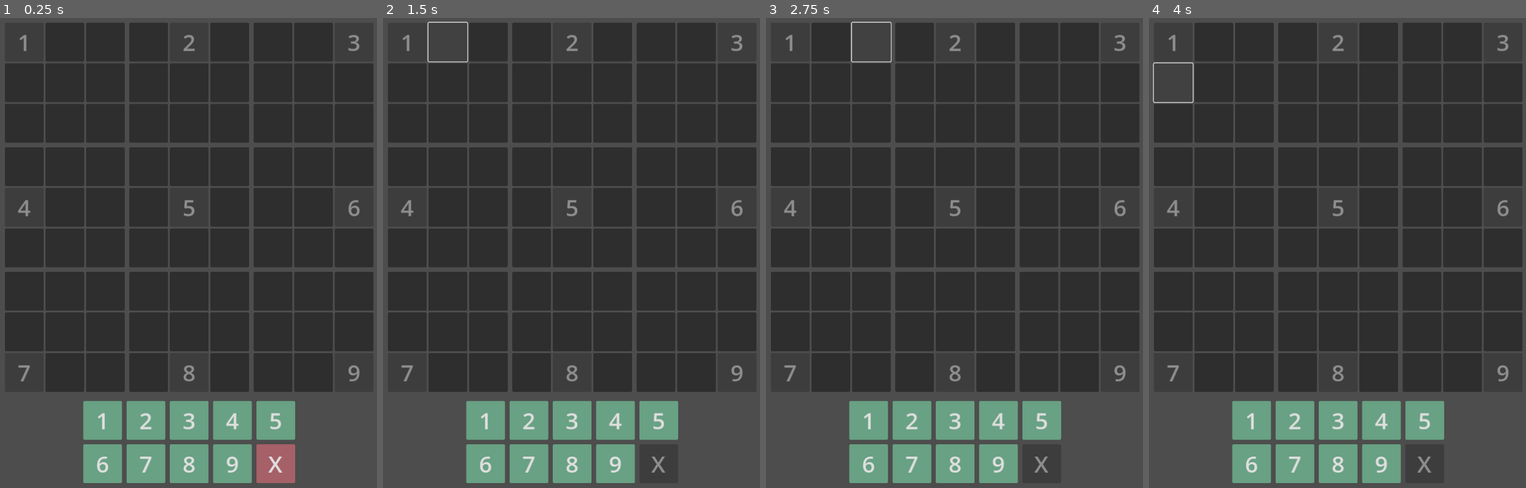
Above: before the commit, frames 1-4 (left to right).
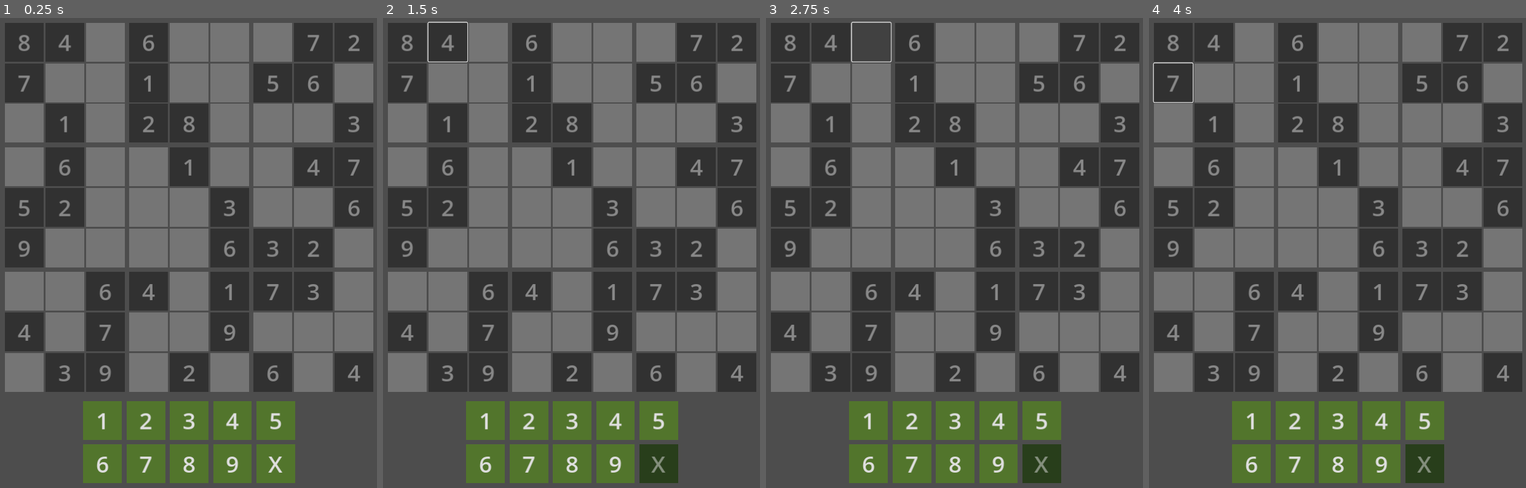
Above: after the commit, the same moments.

Repository: gitMickehh/soduku-recreation
Game: Godot game, scene res://soduku_scene.tscn
The game is run twice, just before and just after one commit, with the same random seed, the same clock (stepped at 60 frames per second) and the same inputs.
Inputs (mouse positions are in pixels of both pictures, inside the frame that each line leads up to):
- Up to frame 1 (0.25 s): no input
- Up to frame 2 (1.5 s): click (658, 464) at 0.5 s, where only the run after the commit has a clickable "X"; click (447, 41) at 1.27 s
- Up to frame 3 (2.75 s): click (871, 41) at 2.02 s
- Up to frame 4 (4 s): click (1213, 83) at 2.77 s; click (1171, 83) at 3.52 s

The runs differ from the first frame. In frame 1, 46% of the frame differs, in the area x 1-100%, y 1-99%; in frame 2, 46%; in frame 3, 46%; in frame 4, 46%.

Commit message:
duplicate highlighting works! yay 🥳

Diff:
--- /dev/null
+++ b/colors_styleboxes/board_disabled_stylebox.tres
@@ -0,0 +1,5 @@
+[gd_resource type="StyleBoxFlat" format=3 uid="uid://1q0afdvwiq7"]
+
+[resource]
+resource_local_to_scene = true
+bg_color = Color(0.190762, 0.190762, 0.190762, 1)
--- /dev/null
+++ b/colors_styleboxes/board_normal_stylebox.tres
@@ -0,0 +1,5 @@
+[gd_resource type="StyleBoxFlat" format=3 uid="uid://ctjoce27b0jde"]
+
+[resource]
+resource_local_to_scene = true
+bg_color = Color(0.46, 0.46, 0.46, 1)
--- /dev/null
+++ b/colors_styleboxes/input_disabled_stylebox.tres
@@ -0,0 +1,4 @@
+[gd_resource type="StyleBoxFlat" format=3 uid="uid://lhus7qs01goa"]
+
+[resource]
+bg_color = Color(0.158097, 0.244553, 0.10694, 1)
--- /dev/null
+++ b/colors_styleboxes/input_normal_stylebox.tres
@@ -0,0 +1,4 @@
+[gd_resource type="StyleBoxFlat" format=3 uid="uid://flfg52j1au7u"]
+
+[resource]
+bg_color = Color(0.320964, 0.457035, 0.17278, 1)
--- /dev/null
+++ b/colors_styleboxes/mistake_disabled_stylebox.tres
@@ -0,0 +1,4 @@
+[gd_resource type="StyleBoxFlat" format=3 uid="uid://cdk80yb1hus8t"]
+
+[resource]
+bg_color = Color(0.343392, 0.0875195, 0.0930385, 1)
--- /dev/null
+++ b/colors_styleboxes/mistake_normal_stylebox.tres
@@ -0,0 +1,4 @@
+[gd_resource type="StyleBoxFlat" format=3 uid="uid://cvtaatra1py5d"]
+
+[resource]
+bg_color = Color(0.690453, 0.221508, 0.229147, 1)
--- a/prefabs/button.tscn
+++ b/prefabs/button.tscn
@@ -1,10 +1,20 @@
-[gd_scene load_steps=2 format=3 uid="uid://w0uogmtdd4fr"]
+[gd_scene load_steps=6 format=3 uid="uid://w0uogmtdd4fr"]
 
 [ext_resource type="Script" path="res://scripts/button_logic.gd" id="1_2bxnj"]
+[ext_resource type="StyleBox" uid="uid://1q0afdvwiq7" path="res://colors_styleboxes/board_disabled_stylebox.tres" id="1_j1eec"]
+[ext_resource type="StyleBox" uid="uid://ctjoce27b0jde" path="res://colors_styleboxes/board_normal_stylebox.tres" id="2_r1yug"]
+[ext_resource type="StyleBox" uid="uid://cvtaatra1py5d" path="res://colors_styleboxes/mistake_normal_stylebox.tres" id="4_i5i5o"]
+[ext_resource type="StyleBox" uid="uid://cdk80yb1hus8t" path="res://colors_styleboxes/mistake_disabled_stylebox.tres" id="5_ytc1k"]
 
 [node name="button" type="Button"]
 custom_minimum_size = Vector2(85, 85)
 size_flags_horizontal = 0
 size_flags_vertical = 0
 theme_override_font_sizes/font_size = 50
+theme_override_styles/disabled = ExtResource("1_j1eec")
+theme_override_styles/normal = ExtResource("2_r1yug")
 script = ExtResource("1_2bxnj")
+default_color_stylebox = ExtResource("2_r1yug")
+default_color_disabled_stylebox = ExtResource("1_j1eec")
+duplicate_color_stylebox = ExtResource("4_i5i5o")
+duplicate_color_disabled_stylebox = ExtResource("5_ytc1k")
--- a/scripts/button_logic.gd
+++ b/scripts/button_logic.gd
@@ -2,6 +2,12 @@
 
 var cell_data: CellData = CellData.new()
 signal pressed_with_info(button: Button_Logic)
+var stylebox_theme: StyleBoxFlat
+
+@export var default_color_stylebox: StyleBox
+@export var default_color_disabled_stylebox: StyleBox
+@export var duplicate_color_stylebox: StyleBox
+@export var duplicate_color_disabled_stylebox: StyleBox
 
 func _ready() -> void:
 	connect("pressed", func():
@@ -22,3 +28,27 @@
 
 func number_is_equal(number: int) -> bool:
 	return number == cell_data.content
+
+func default_color() -> void:
+	update_button_styleboxes(default_color_stylebox, default_color_disabled_stylebox)
+
+func mistake_color() -> void:
+	update_button_styleboxes(duplicate_color_stylebox, duplicate_color_disabled_stylebox)
+
+func update_button_styleboxes(normal: StyleBox, disabled_box: StyleBox) -> void:
+	remove_theme_stylebox_override("disabled")
+	remove_theme_stylebox_override("normal")
+	add_theme_stylebox_override("normal", normal)
+	add_theme_stylebox_override("disabled", disabled_box)
+
+#func update_button_color(color: Color) -> void:
+	#stylebox_theme = get_theme_stylebox("normal").duplicate()
+	#var disabled_color = Color(color).lerp(Color.GRAY, 0.5)
+	#
+	#_set_stylebox_color(stylebox_theme,"normal", color)
+	##_set_stylebox_color(stylebox_theme,"disabled", disabled_color)
+
+#func _set_stylebox_color(sent_stylebox_theme: StyleBoxFlat, style_box_type: String, color: Color):
+	#sent_stylebox_theme.bg_color = color
+	#sent_stylebox_theme.border_color = color
+	#add_theme_stylebox_override(style_box_type, sent_stylebox_theme)
--- a/scripts/game_container_manager.gd
+++ b/scripts/game_container_manager.gd
@@ -7,25 +7,25 @@
 @onready var horizontal_blocks_container_2: Horizontal_Boxes_Container = $"Whole_Game_Container/Soduku_Container/horizontal_blocks_container-2"
 @onready var horizontal_blocks_container_3: Horizontal_Boxes_Container = $"Whole_Game_Container/Soduku_Container/horizontal_blocks_container-3"
 
-#var block_1: Array[int] = [8,4,0,7,0,0,0,1,0]
-#var block_2: Array[int] = [6,0,0,1,0,0,2,8,0]
-#var block_3: Array[int] = [0,7,2,5,6,0,0,0,3]
-#var block_4: Array[int] = [0,6,0,5,2,0,9,0,0]
-#var block_5: Array[int] = [0,1,0,0,0,3,0,0,6]
-#var block_6: Array[int] = [0,4,7,0,0,6,3,2,0]
-#var block_7: Array[int] = [0,0,6,4,0,7,0,3,9]
-#var block_8: Array[int] = [4,0,1,0,0,9,0,2,0]
-#var block_9: Array[int] = [7,3,0,0,0,0,6,0,4]
+var block_1: Array[int] = [8,4,0,7,0,0,0,1,0]
+var block_2: Array[int] = [6,0,0,1,0,0,2,8,0]
+var block_3: Array[int] = [0,7,2,5,6,0,0,0,3]
+var block_4: Array[int] = [0,6,0,5,2,0,9,0,0]
+var block_5: Array[int] = [0,1,0,0,0,3,0,0,6]
+var block_6: Array[int] = [0,4,7,0,0,6,3,2,0]
+var block_7: Array[int] = [0,0,6,4,0,7,0,3,9]
+var block_8: Array[int] = [4,0,1,0,0,9,0,2,0]
+var block_9: Array[int] = [7,3,0,0,0,0,6,0,4]
 
-var block_1: Array[int] = [1,0,0,0,0,0,0,0,0]
-var block_2: Array[int] = [0,2,0,0,0,0,0,0,0]
-var block_3: Array[int] = [0,0,3,0,0,0,0,0,0]
-var block_4: Array[int] = [0,0,0,4,0,0,0,0,0]
-var block_5: Array[int] = [0,0,0,0,5,0,0,0,0]
-var block_6: Array[int] = [0,0,0,0,0,6,0,0,0]
-var block_7: Array[int] = [0,0,0,0,0,0,7,0,0]
-var block_8: Array[int] = [0,0,0,0,0,0,0,8,0]
-var block_9: Array[int] = [0,0,0,0,0,0,0,0,9]
+#var block_1: Array[int] = [1,0,0,0,0,0,0,0,0]
+#var block_2: Array[int] = [0,2,0,0,0,0,0,0,0]
+#var block_3: Array[int] = [0,0,3,0,0,0,0,0,0]
+#var block_4: Array[int] = [0,0,0,4,0,0,0,0,0]
+#var block_5: Array[int] = [0,0,0,0,5,0,0,0,0]
+#var block_6: Array[int] = [0,0,0,0,0,6,0,0,0]
+#var block_7: Array[int] = [0,0,0,0,0,0,7,0,0]
+#var block_8: Array[int] = [0,0,0,0,0,0,0,8,0]
+#var block_9: Array[int] = [0,0,0,0,0,0,0,0,9]
 var blocks: Array[Block_Manager] = []
 
 var game_array = [block_1, block_2, block_3, block_4, block_5, block_6, block_7, block_8, block_9]
@@ -67,4 +67,12 @@
 	button.set_number_text(current_input)
 	game_array[solver.get_index_from_vector(button.cell_data.cell_location.parent_block_id)][button.cell_data.cell_location.index_identifier] = current_input
 
-	var dupes = solver.find_duplicates_in_game_array(current_input, CellLocation.new_cell(button.cell_data.cell_location.index_identifier, button.cell_data.cell_location.parent_block_id), game_array)
+	var dupes:Array[CellLocation] = []
+	if current_input != 0:
+		dupes = solver.find_duplicates_in_game_array(current_input, CellLocation.new_cell(button.cell_data.cell_location.index_identifier, button.cell_data.cell_location.parent_block_id), game_array)
+
+	if dupes.size() > 0:
+		for dupe in dupes:
+			var dupe_butt:Button_Logic = blocks[solver.get_index_from_vector(dupe.parent_block_id)].buttons[dupe.index_identifier]
+			dupe_butt.mistake_color()
+		button.mistake_color()
--- a/scripts/input_lines_container_manager.gd
+++ b/scripts/input_lines_container_manager.gd
@@ -1,11 +1,14 @@
 class_name Input_Line_Manager extends VBoxContainer
 
-@export var input_color: Color = Color("#68a183")
-@export var clear_color: Color = Color("#a66068")
+#@export var input_color: Color = Color("#68a183")
+#@export var clear_color: Color = Color("#a66068")
+
+@export var input_stylebox: StyleBox
+@export var input_disabled_stylebox: StyleBox
+
 
 signal new_input_chosen(new_input: int)
 var buttons: Array[Button_Logic] = []
-var stylebox_theme: StyleBoxFlat
 
 func _ready() -> void:
 	var children = get_children()
@@ -24,12 +27,7 @@
 						_on_input_button_pressed(child_2)
 					)
 
-	stylebox_theme = buttons[0].get_theme_stylebox("normal").duplicate()
-	var cancel_button_stylebox_theme = buttons[0].get_theme_stylebox("normal").duplicate()
-
-	for button in buttons:
-		_set_stylebox_color(button, stylebox_theme,"normal", input_color)
-		if button.text == "X": _set_stylebox_color(button, cancel_button_stylebox_theme, "normal", clear_color)
+	_update_buttons_colors()
 
 func _on_input_button_pressed(button: Button_Logic) -> void:
 		new_input_chosen.emit(int(button.text))
@@ -39,7 +37,8 @@
 	for button in buttons:
 		button.set_selected(selected_button == button)
 
-func _set_stylebox_color(button: Button_Logic, sent_stylebox_theme: StyleBoxFlat, style_box_type: String, color: Color):
-	sent_stylebox_theme.bg_color = color
-	sent_stylebox_theme.border_color = color
-	button.add_theme_stylebox_override(style_box_type, sent_stylebox_theme)
+func _update_buttons_colors() -> void:
+	for button in buttons:
+		#if button.text == "X": button.update_button_color(clear_color)
+		#else: button.update_button_color(input_color)
+		button.update_button_styleboxes(input_stylebox ,input_disabled_stylebox)
--- a/soduku_scene.tscn
+++ b/soduku_scene.tscn
@@ -1,9 +1,91 @@
-[gd_scene load_steps=5 format=3 uid="uid://b5g2biw27mdvg"]
+[gd_scene load_steps=27 format=3 uid="uid://b5g2biw27mdvg"]
 
 [ext_resource type="Script" path="res://scripts/game_container_manager.gd" id="1_h12q3"]
 [ext_resource type="PackedScene" uid="uid://m5xxplu1ba4p" path="res://prefabs/horizontal_blocks_container.tscn" id="2_fegsa"]
 [ext_resource type="PackedScene" uid="uid://w0uogmtdd4fr" path="res://prefabs/button.tscn" id="2_wdpfm"]
 [ext_resource type="Script" path="res://scripts/input_lines_container_manager.gd" id="3_v4e6g"]
+[ext_resource type="StyleBox" uid="uid://flfg52j1au7u" path="res://colors_styleboxes/input_normal_stylebox.tres" id="4_3vvpe"]
+[ext_resource type="StyleBox" uid="uid://lhus7qs01goa" path="res://colors_styleboxes/input_disabled_stylebox.tres" id="5_3pkcj"]
+
+[sub_resource type="StyleBoxFlat" id="StyleBoxFlat_lxfg1"]
+resource_local_to_scene = true
+bg_color = Color(0.190762, 0.190762, 0.190762, 1)
+
+[sub_resource type="StyleBoxFlat" id="StyleBoxFlat_ujfi5"]
+resource_local_to_scene = true
+bg_color = Color(0.46, 0.46, 0.46, 1)
+
+[sub_resource type="StyleBoxFlat" id="StyleBoxFlat_bijva"]
+resource_local_to_scene = true
+bg_color = Color(0.190762, 0.190762, 0.190762, 1)
+
+[sub_resource type="StyleBoxFlat" id="StyleBoxFlat_0w42b"]
+resource_local_to_scene = true
+bg_color = Color(0.46, 0.46, 0.46, 1)
+
+[sub_resource type="StyleBoxFlat" id="StyleBoxFlat_n3rbg"]
+resource_local_to_scene = true
+bg_color = Color(0.190762, 0.190762, 0.190762, 1)
+
+[sub_resource type="StyleBoxFlat" id="StyleBoxFlat_eaawk"]
+resource_local_to_scene = true
+bg_color = Color(0.46, 0.46, 0.46, 1)
+
+[sub_resource type="StyleBoxFlat" id="StyleBoxFlat_gm072"]
+resource_local_to_scene = true
+bg_color = Color(0.190762, 0.190762, 0.190762, 1)
+
+[sub_resource type="StyleBoxFlat" id="StyleBoxFlat_l5o3t"]
+resource_local_to_scene = true
+bg_color = Color(0.46, 0.46, 0.46, 1)
+
+[sub_resource type="StyleBoxFlat" id="StyleBoxFlat_t2s7a"]
+resource_local_to_scene = true
+bg_color = Color(0.190762, 0.190762, 0.190762, 1)
+
+[sub_resource type="StyleBoxFlat" id="StyleBoxFlat_tlhw8"]
+resource_local_to_scene = true
+bg_color = Color(0.46, 0.46, 0.46, 1)
+
+[sub_resource type="StyleBoxFlat" id="StyleBoxFlat_wsj30"]
+resource_local_to_scene = true
+bg_color = Color(0.190762, 0.190762, 0.190762, 1)
+
+[sub_resource type="StyleBoxFlat" id="StyleBoxFlat_dd5xj"]
+resource_local_to_scene = true
+bg_color = Color(0.46, 0.46, 0.46, 1)
+
+[sub_resource type="StyleBoxFlat" id="StyleBoxFlat_tbtt3"]
+resource_local_to_scene = true
+bg_color = Color(0.190762, 0.190762, 0.190762, 1)
+
+[sub_resource type="StyleBoxFlat" id="StyleBoxFlat_wbjyk"]
+resource_local_to_scene = true
+bg_color = Color(0.46, 0.46, 0.46, 1)
+
+[sub_resource type="StyleBoxFlat" id="StyleBoxFlat_pi8nm"]
+resource_local_to_scene = true
+bg_color = Color(0.190762, 0.190762, 0.190762, 1)
+
+[sub_resource type="StyleBoxFlat" id="StyleBoxFlat_fvpbj"]
+resource_local_to_scene = true
+bg_color = Color(0.46, 0.46, 0.46, 1)
+
+[sub_resource type="StyleBoxFlat" id="StyleBoxFlat_ckp2n"]
+resource_local_to_scene = true
+bg_color = Color(0.190762, 0.190762, 0.190762, 1)
+
+[sub_resource type="StyleBoxFlat" id="StyleBoxFlat_ia2y3"]
+resource_local_to_scene = true
+bg_color = Color(0.46, 0.46, 0.46, 1)
+
+[sub_resource type="StyleBoxFlat" id="StyleBoxFlat_g62ab"]
+resource_local_to_scene = true
+bg_color = Color(0.190762, 0.190762, 0.190762, 1)
+
+[sub_resource type="StyleBoxFlat" id="StyleBoxFlat_h0y88"]
+resource_local_to_scene = true
+bg_color = Color(0.46, 0.46, 0.46, 1)
 
 [node name="Control" type="Control"]
 layout_mode = 3
@@ -55,6 +137,8 @@
 layout_mode = 2
 theme_override_constants/separation = 10
 script = ExtResource("3_v4e6g")
+input_stylebox = ExtResource("4_3vvpe")
+input_disabled_stylebox = ExtResource("5_3pkcj")
 
 [node name="Input_Line_1" type="HBoxContainer" parent="Game_Container/Whole_Game_Container/input_lines_container"]
 layout_mode = 2
@@ -64,23 +148,43 @@
 
 [node name="1" parent="Game_Container/Whole_Game_Container/input_lines_container/Input_Line_1" instance=ExtResource("2_wdpfm")]
 layout_mode = 2
+theme_override_styles/disabled = SubResource("StyleBoxFlat_lxfg1")
+theme_override_styles/normal = SubResource("StyleBoxFlat_ujfi5")
 text = "1"
+default_color_stylebox = SubResource("StyleBoxFlat_ujfi5")
+default_color_disabled_stylebox = SubResource("StyleBoxFlat_lxfg1")
 
 [node name="2" parent="Game_Container/Whole_Game_Container/input_lines_container/Input_Line_1" instance=ExtResource("2_wdpfm")]
 layout_mode = 2
+theme_override_styles/disabled = SubResource("StyleBoxFlat_bijva")
+theme_override_styles/normal = SubResource("StyleBoxFlat_0w42b")
 text = "2"
+default_color_stylebox = SubResource("StyleBoxFlat_0w42b")
+default_color_disabled_stylebox = SubResource("StyleBoxFlat_bijva")
 
 [node name="3" parent="Game_Container/Whole_Game_Container/input_lines_container/Input_Line_1" instance=ExtResource("2_wdpfm")]
 layout_mode = 2
+theme_override_styles/disabled = SubResource("StyleBoxFlat_n3rbg")
+theme_override_styles/normal = SubResource("StyleBoxFlat_eaawk")
 text = "3"
+default_color_stylebox = SubResource("StyleBoxFlat_eaawk")
+default_color_disabled_stylebox = SubResource("StyleBoxFlat_n3rbg")
 
 [node name="4" parent="Game_Container/Whole_Game_Container/input_lines_container/Input_Line_1" instance=ExtResource("2_wdpfm")]
 layout_mode = 2
+theme_override_styles/disabled = SubResource("StyleBoxFlat_gm072")
+theme_override_styles/normal = SubResource("StyleBoxFlat_l5o3t")
 text = "4"
+default_color_stylebox = SubResource("StyleBoxFlat_l5o3t")
+default_color_disabled_stylebox = SubResource("StyleBoxFlat_gm072")
 
 [node name="5" parent="Game_Container/Whole_Game_Container/input_lines_container/Input_Line_1" instance=ExtResource("2_wdpfm")]
 layout_mode = 2
+theme_override_styles/disabled = SubResource("StyleBoxFlat_t2s7a")
+theme_override_styles/normal = SubResource("StyleBoxFlat_tlhw8")
 text = "5"
+default_color_stylebox = SubResource("StyleBoxFlat_tlhw8")
+default_color_disabled_stylebox = SubResource("StyleBoxFlat_t2s7a")
 
 [node name="Input_Line_2" type="HBoxContainer" parent="Game_Container/Whole_Game_Container/input_lines_container"]
 layout_mode = 2
@@ -90,20 +194,40 @@
 
 [node name="6" parent="Game_Container/Whole_Game_Container/input_lines_container/Input_Line_2" instance=ExtResource("2_wdpfm")]
 layout_mode = 2
+theme_override_styles/disabled = SubResource("StyleBoxFlat_wsj30")
+theme_override_styles/normal = SubResource("StyleBoxFlat_dd5xj")
 text = "6"
+default_color_stylebox = SubResource("StyleBoxFlat_dd5xj")
+default_color_disabled_stylebox = SubResource("StyleBoxFlat_wsj30")
 
 [node name="7" parent="Game_Container/Whole_Game_Container/input_lines_container/Input_Line_2" instance=ExtResource("2_wdpfm")]
 layout_mode = 2
+theme_override_styles/disabled = SubResource("StyleBoxFlat_tbtt3")
+theme_override_styles/normal = SubResource("StyleBoxFlat_wbjyk")
 text = "7"
+default_color_stylebox = SubResource("StyleBoxFlat_wbjyk")
+default_color_disabled_stylebox = SubResource("StyleBoxFlat_tbtt3")
 
 [node name="8" parent="Game_Container/Whole_Game_Container/input_lines_container/Input_Line_2" instance=ExtResource("2_wdpfm")]
 layout_mode = 2
+theme_override_styles/disabled = SubResource("StyleBoxFlat_pi8nm")
+theme_override_styles/normal = SubResource("StyleBoxFlat_fvpbj")
 text = "8"
+default_color_stylebox = SubResource("StyleBoxFlat_fvpbj")
+default_color_disabled_stylebox = SubResource("StyleBoxFlat_pi8nm")
 
 [node name="9" parent="Game_Container/Whole_Game_Container/input_lines_container/Input_Line_2" instance=ExtResource("2_wdpfm")]
 layout_mode = 2
+theme_override_styles/disabled = SubResource("StyleBoxFlat_ckp2n")
+theme_override_styles/normal = SubResource("StyleBoxFlat_ia2y3")
 text = "9"
+default_color_stylebox = SubResource("StyleBoxFlat_ia2y3")
+default_color_disabled_stylebox = SubResource("StyleBoxFlat_ckp2n")
 
 [node name="X" parent="Game_Container/Whole_Game_Container/input_lines_container/Input_Line_2" instance=ExtResource("2_wdpfm")]
 layout_mode = 2
+theme_override_styles/disabled = SubResource("StyleBoxFlat_g62ab")
+theme_override_styles/normal = SubResource("StyleBoxFlat_h0y88")
 text = "X"
+default_color_stylebox = SubResource("StyleBoxFlat_h0y88")
+default_color_disabled_stylebox = SubResource("StyleBoxFlat_g62ab")
